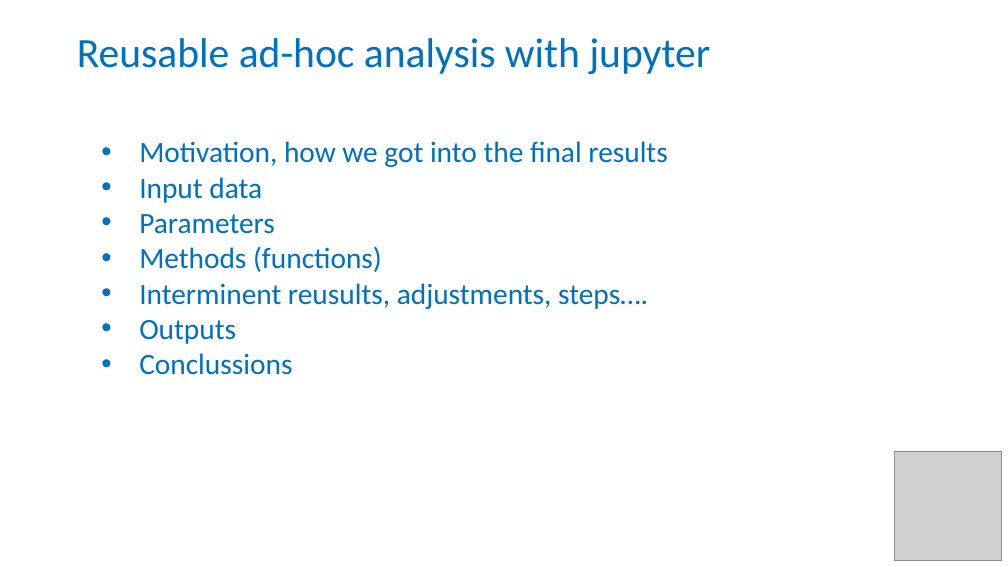
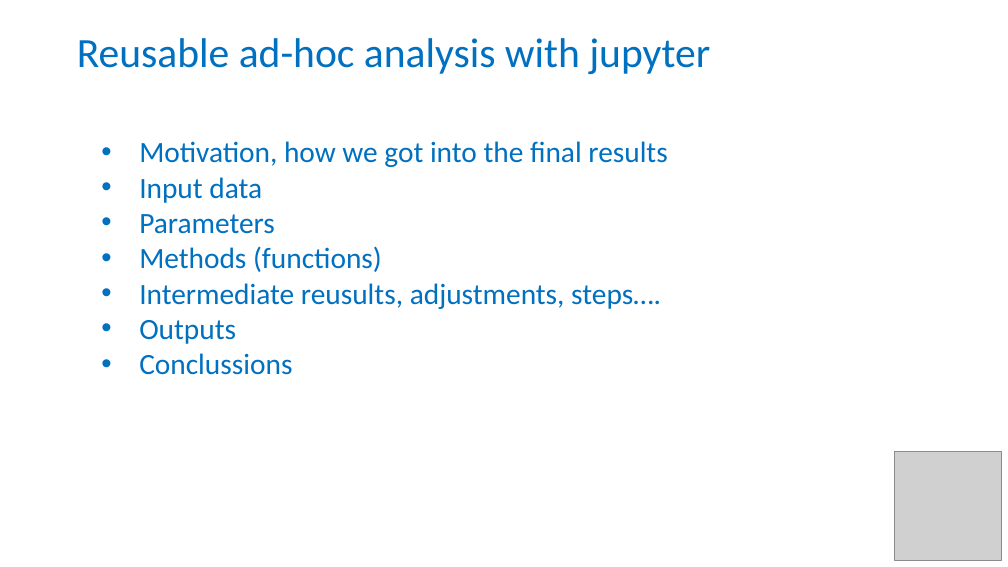
Before and after one commit to carpentries-incubator/fair-bio-practice, a slide deck: slide 6 of instructors/10-Reusable-analysis.pptx. Drawn at 1008x567 pixels with LibreOffice and Linux fonts; fonts in the diff are those of the drawing; grey boxes stand for pictures. Boxes give left, top, right and bottom in pixels: in the first picture for what was removed or moved away, otherwise in the second. Text is boxed around its words. In the diff, an @@ line names an element or a change of style, - is before the commit and + after.

```diff
--- a/instructors/10-Reusable-analysis.pptx
+++ b/instructors/10-Reusable-analysis.pptx
@@ text at [139, 283, 661, 309]: text changed @@
-• Interminent reusults, adjustments, steps….
+• Intermediate reusults, adjustments, steps….
```
Also in this commit, not shown: 1 other slide changed, 2 other files.
